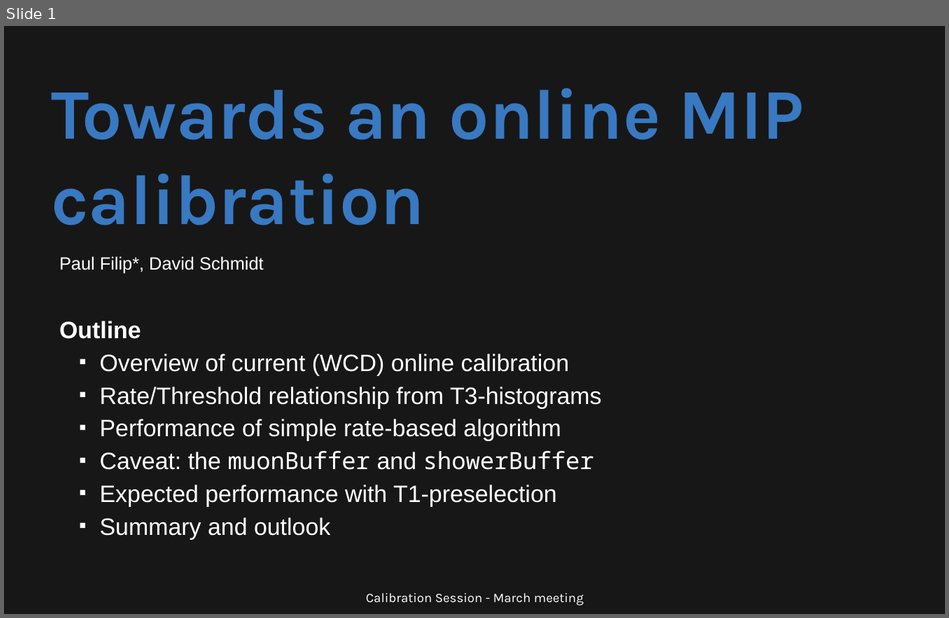
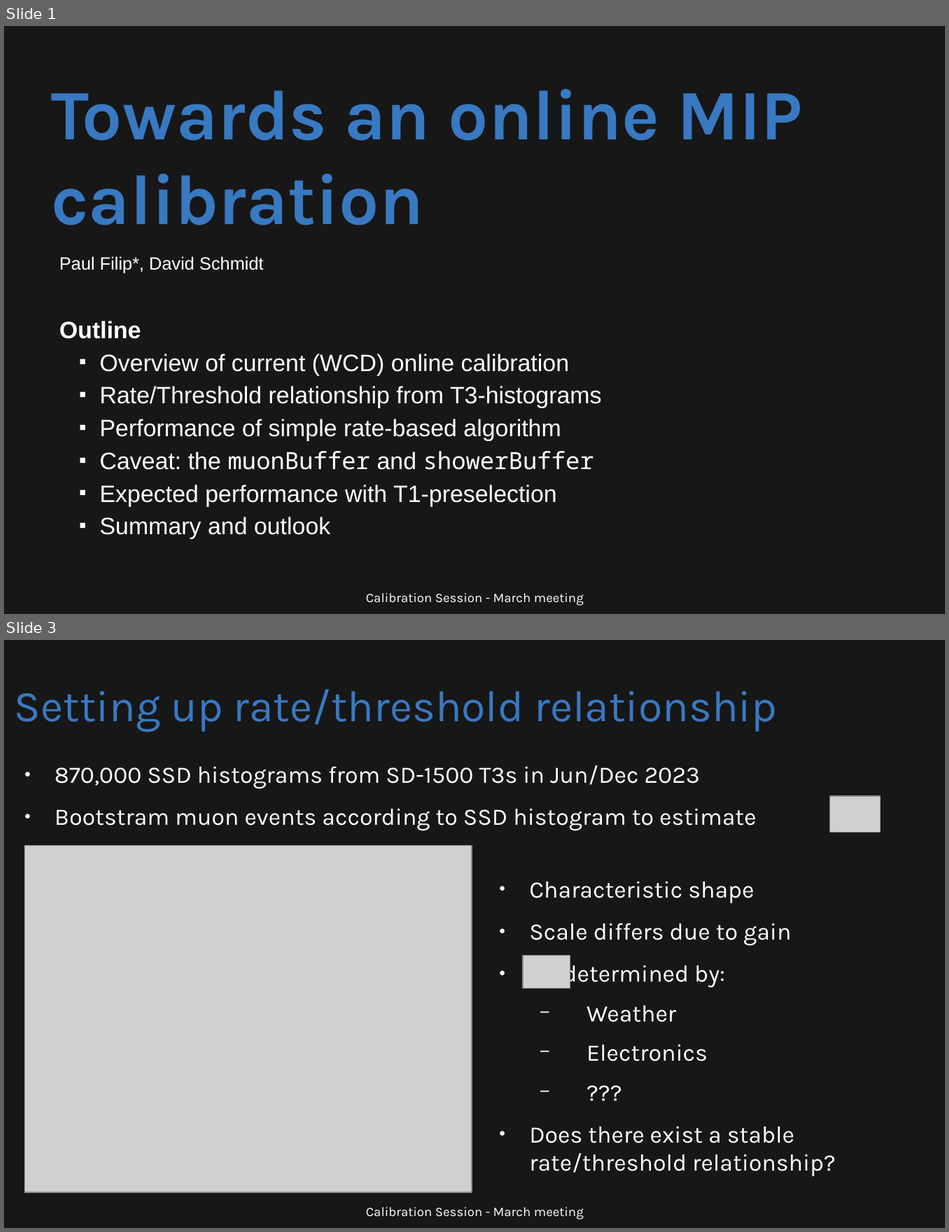
Before and after one commit to Quizznor/phd-thesis, a slide deck: Outreach/malargue_apr_2024/mip_online_calibration/calibration_session_2024_04_15_filip_mip.odp. Shown one above the other, each under a label of ours: slide 1 before the commit, slides 1 and 3 after it; the slides between them are not shown. The pictures are 949x618 and 949x1232 pixels, drawn with LibreOffice and Linux fonts; fonts in the diff are those of the drawing; grey boxes stand for pictures. Boxes give left, top, right and bottom in pixels: in the first picture for what was removed or moved away, otherwise in the second. Text is boxed around its words. In the diff, an @@ line names an element or a change of style, - is before the commit and + after.

```diff
--- a/Outreach/malargue_apr_2024/mip_online_calibration/calibration_session_2024_04_15_filip_mip.odp
+++ b/Outreach/malargue_apr_2024/mip_online_calibration/calibration_session_2024_04_15_filip_mip.odp
@@ slide 3 added at (4,640,945,1228), background #171717 @@
@@ title added at (14,689,777,732), 37 pt, text #3879C2 @@
+Setting up rate/threshold relationship
@@ text added at (54,765,756,831), 20 pt, text #FFFFFF @@
+● 870,000 SSD histograms from SD-1500 T3s in Jun/Dec 2023
+● Bootstram muon events according to SSD histogram to estimate
@@ picture added at (831,796,881,832) @@
@@ picture added at (24,846,472,1192) @@
@@ text added at (529,881,836,1176), 20 pt, text #FFFFFF @@
+● Characteristic shape
+● Scale differs due to gain
+● determined by:
+  − Weather
+  − Electronics
+  − ???
+● Does there exist a stable rate/threshold relationship?
@@ picture added at (523,956,571,989) @@
@@ text added at (366,1207,584,1220), 11 pt, text #FFFFFF @@
+Calibration Session - March meeting
@@ slide 1 changed as well @@
@@ title "Towards an online MIP calibration" at (51,89,802,226): size 60 to 59.9 pt @@
```
Also in this commit, not shown: 1 other slide changed, 4 other slides added, 5 other files.
